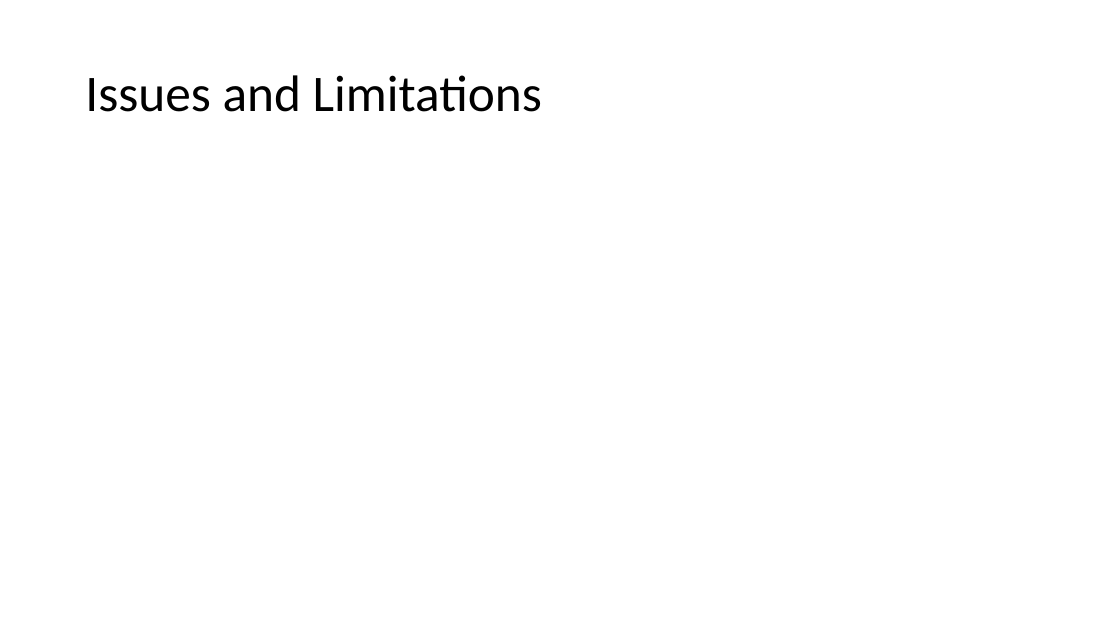
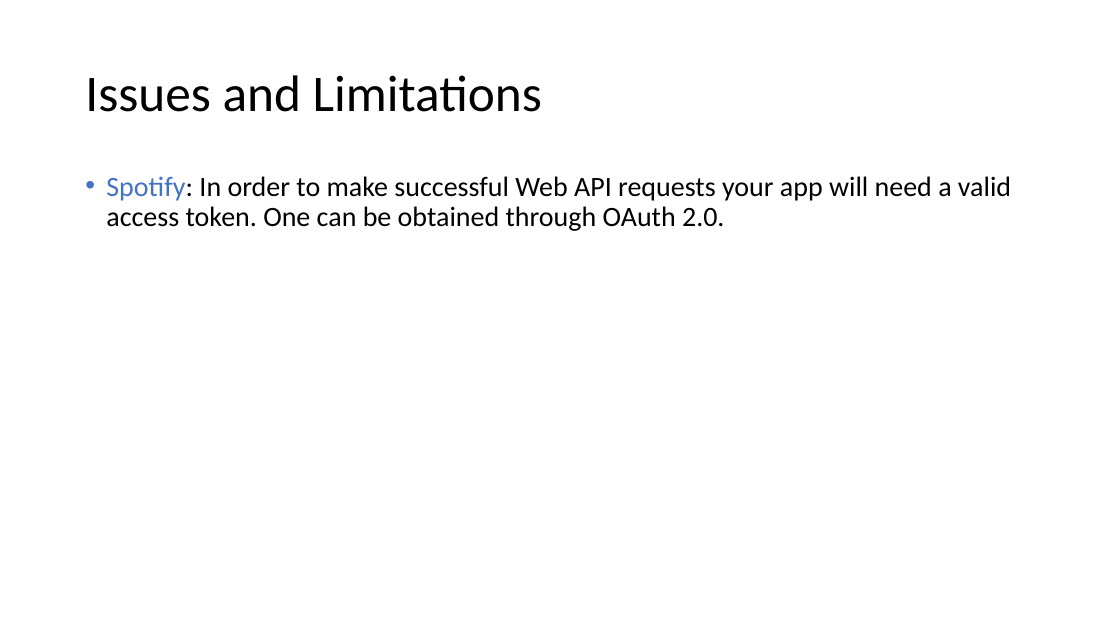
Before and after one commit to TrevorPawlewicz/DSCI-511-Course-Project, a slide deck: slide 9 of Presentation PowerPoint/Project-Presentation-Template.pptx. Drawn at 1120x630 pixels with LibreOffice and Linux fonts; fonts in the diff are those of the drawing. Boxes give left, top, right and bottom in pixels: in the first picture for what was removed or moved away, otherwise in the second. Text is boxed around its words. In the diff, an @@ line names an element or a change of style, - is before the commit and + after.

```diff
--- a/Presentation PowerPoint/Project-Presentation-Template.pptx
+++ b/Presentation PowerPoint/Project-Presentation-Template.pptx
@@ text added at (106,176,1011,231), 24 pt, text #000000 @@
+• Spotify: In order to make successful Web API requests your app will need a valid access token. One can be obtained through OAuth 2.0.
```
Also in this commit, not shown: 6 other slides changed.
